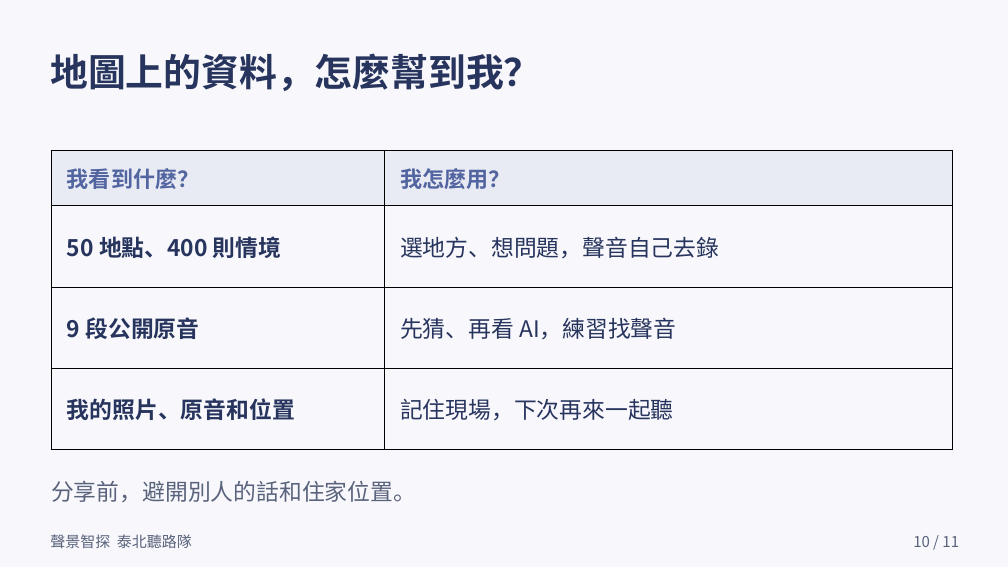
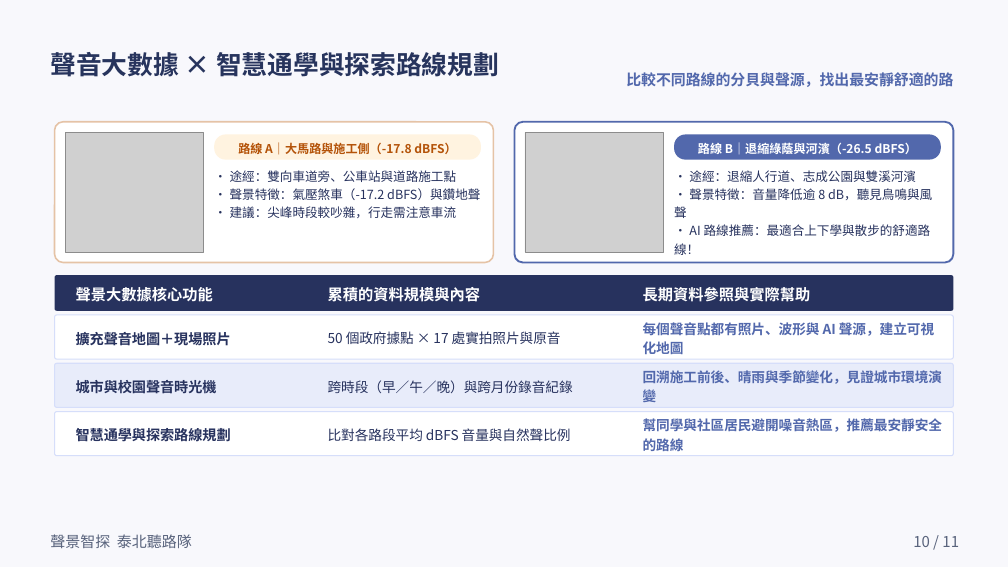
Before and after one commit to timdirty/taibei-student-explorers, a slide deck: slide 10 of slides/聲景智探_11頁學生簡報.pptx. Drawn at 1008x567 pixels with LibreOffice and Linux fonts; fonts in the diff are those of the drawing; grey boxes stand for pictures. Boxes give left, top, right and bottom in pixels: in the first picture for what was removed or moved away, otherwise in the second. Text is boxed around its words. In the diff, an @@ line names an element or a change of style, - is before the commit and + after.

```diff
--- a/slides/聲景智探_11頁學生簡報.pptx
+++ b/slides/聲景智探_11頁學生簡報.pptx
@@ text at (50,52,499,77): text changed; size 36 to 24.5 pt @@
-地圖上的資料，怎麼幫到我？
+聲音大數據 × 智慧通學與探索路線規劃
@@ text added at (626,72,953,87), 14.2 pt, text #5268AC, bold @@
+比較不同路線的分貝與聲源，找出最安靜舒適的路
@@ rounded rectangle added at (54,122,494,262), fill #FFFFFF, outline #E5C3A6 1.5 pt @@
@@ picture added at (65,132,203,252) @@
@@ rounded rectangle added at (214,135,481,160), fill #FFF3E0 @@
@@ text added at (238,140,456,156), 11.5 pt, text #B45309, bold @@
+路線 A｜大馬路與施工側（-17.8 dBFS）
@@ rounded rectangle added at (515,122,954,262), fill #FFFFFF, outline #5268AC 1.75 pt @@
@@ picture added at (525,132,663,252) @@
@@ rounded rectangle added at (675,135,941,160), fill #5268AC @@
@@ text added at (698,140,917,156), 11.5 pt, text #FFFFFF, bold @@
+路線 B｜退縮綠蔭與河濱（-26.5 dBFS）
@@ table removed at (51,150,954,441), 4 rows, 2 columns @@
-我看到什麼？ | 我怎麼用？
-50 地點、400 則情境 | 選地方、想問題，聲音自己去錄
-9 段公開原音 | 先猜、再看 AI，練習找聲音
-我的照片、原音和位置 | 記住現場，下次再來一起聽
@@ text added at (230,170,480,218), 12 pt, text #27325E @@
+• 途經：雙向車道旁、公車站與道路施工點
+• 聲景特徵：氣壓煞車（-17.2 dBFS）與鑽地聲
+• 建議：尖峰時段較吵雜，行走需注意車流
@@ text added at (674,170,932,255), 12 pt, text #27325E @@
+• 途經：退縮人行道、志成公園與雙溪河濱
+• 聲景特徵：音量降低逾 8 dB，聽見鳥鳴與風聲
+• AI 路線推薦：最適合上下學與散步的舒適路線！
@@ rounded rectangle added at (54,275,954,311), fill #27325E @@
@@ text added at (76,287,213,302), 14.5 pt, text #FFFFFF, bold @@
+聲景大數據核心功能
@@ text added at (328,287,480,302), 14.5 pt, text #FFFFFF, bold @@
+累積的資料規模與內容
@@ text added at (643,287,811,302), 14.5 pt, text #FFFFFF, bold @@
+長期資料參照與實際幫助
@@ rounded rectangle added at (54,315,954,359), fill #FFFFFF, outline #D6DEFA 1 pt @@
@@ text added at (643,322,934,354), 13 pt, text #5268AC, bold @@
+每個聲音點都有照片、波形與 AI 聲源，建立可視化地圖
@@ text added at (76,332,231,346), 13.5 pt, text #27325E, bold @@
+擴充聲音地圖＋現場照片
@@ text added at (328,331,561,344), 13 pt, text #27325E @@
+50 個政府據點 × 17 處實拍照片與原音
@@ rounded rectangle added at (54,364,954,408), fill #E8ECFA, outline #D6DEFA 1 pt @@
@@ text added at (76,380,217,393), 13.5 pt, text #27325E, bold @@
+城市與校園聲音時光機
@@ text added at (328,380,573,393), 13 pt, text #27325E @@
+跨時段（早／午／晚）與跨月份錄音紀錄
@@ text added at (643,370,942,406), 13 pt, text #5268AC, bold @@
+回溯施工前後、晴雨與季節變化，見證城市環境演變
@@ rounded rectangle added at (54,411,954,455), fill #FFFFFF, outline #D6DEFA 1 pt @@
@@ text added at (643,418,942,451), 13 pt, text #5268AC, bold @@
+幫同學與社區居民避開噪音熱區，推薦最安靜安全的路線
@@ text added at (76,426,231,445), 13.5 pt, text #27325E, bold @@
+智慧通學與探索路線規劃
@@ text added at (328,428,571,441), 13 pt, text #27325E @@
+比對各路段平均 dBFS 音量與自然聲比例
@@ text removed at (51,481,416,502) @@
-分享前，避開別人的話和住家位置。
```
Also in this commit, not shown: 3 slides added, 3 slides removed, 39 other files.
